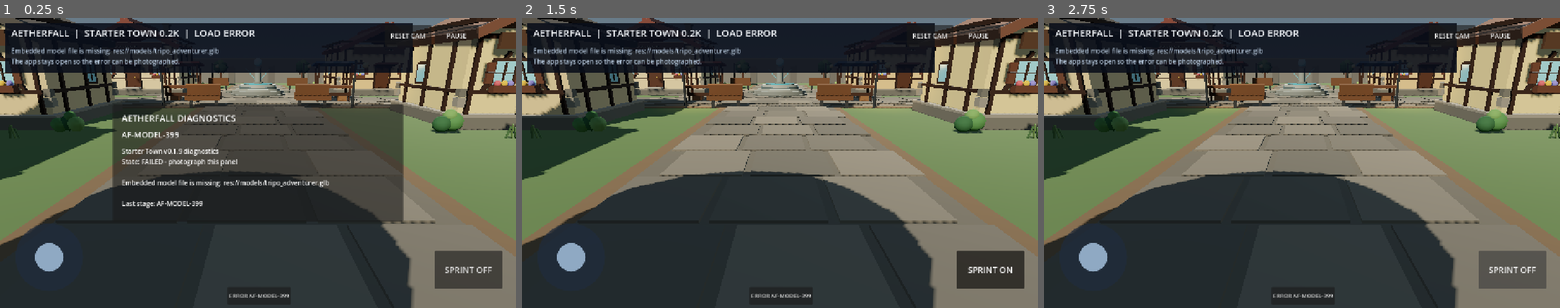
Above: before the commit, frames 1-3 (left to right).
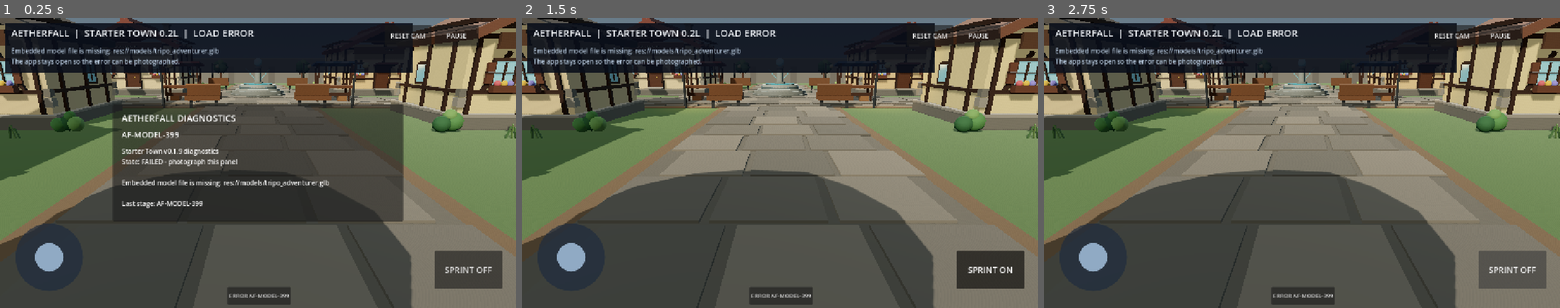
Above: after the commit, the same moments.

Repository: demetrecerrone-star/Aetherfall
Game: Godot game, scene res://starter_town.tscn
The game is run twice, just before and just after one commit, with the same random seed, the same clock (stepped at 60 frames per second) and the same inputs.
Inputs:
- Up to frame 1 (0.25 s): no input
- Up to frame 2 (1.5 s): click "ERROR AF-MODEL-399" at 0.5 s; click "SPRINT OFF" at 1.25 s
- Up to frame 3 (2.75 s): click "SPRINT ON" at 2 s

The runs differ from the first frame. In frame 1, 26% of the frame differs, in the area x 0-100%, y 0-100%; in frame 2, 34%; in frame 3, 34%.

Commit message:
Improve mobile directional shadow quality

Diff:
--- a/cleanroom/starter_town.gd
+++ b/cleanroom/starter_town.gd
@@ -725,6 +725,12 @@
     _world_blockers.clear()
     _circle_blockers.clear()
 
+    # Directional shadow tuning for the third-person Android camera. Keep the
+    # atlas concentrated near the player instead of spending resolution far
+    # beyond the starter-town footprint.
+    RenderingServer.directional_shadow_atlas_set_size(4096, true)
+    RenderingServer.directional_soft_shadow_filter_set_quality(RenderingServer.SHADOW_QUALITY_SOFT_MEDIUM)
+
     var world := WorldEnvironment.new()
     var env := Environment.new()
     _diag_stage("AF-LIGHT-222", "Loading Poly Haven Kloppenheim 03 1K HDR atmosphere.")
@@ -762,7 +768,22 @@
     sun.light_color = Color("#ffe0b9")
     sun.light_energy = 0.86
     sun.shadow_enabled = true
-    sun.shadow_bias = 0.04
+    # Four tighter PSSM cascades give the character and nearby town props far
+    # more shadow-map texels than the default 100 m coverage. Split blending
+    # hides cascade transitions while moderate filtering removes stair-step
+    # edges without the cost of Forward+-only contact/PCSS shadows.
+    sun.directional_shadow_mode = DirectionalLight3D.SHADOW_PARALLEL_4_SPLITS
+    sun.directional_shadow_max_distance = 46.0
+    sun.directional_shadow_split_1 = 0.08
+    sun.directional_shadow_split_2 = 0.20
+    sun.directional_shadow_split_3 = 0.46
+    sun.directional_shadow_blend_splits = true
+    sun.directional_shadow_fade_start = 0.88
+    sun.directional_shadow_pancake_size = 12.0
+    sun.shadow_bias = 0.025
+    sun.shadow_normal_bias = 0.85
+    sun.shadow_blur = 1.18
+    sun.shadow_opacity = 0.88
     add_child(sun)
 
     var fill := DirectionalLight3D.new()
@@ -1033,7 +1054,7 @@
 
 func _set_status(title: String, detail: String) -> void:
     if _status != null:
-        _status.text = "AETHERFALL  |  STARTER TOWN 0.2K  |  " + title
+        _status.text = "AETHERFALL  |  STARTER TOWN 0.2L  |  " + title
     if _detail != null:
         _detail.text = detail
 
@@ -1215,7 +1236,7 @@
     var sprint_state := "SPRINT ON" if _sprint_held else "SPRINT OFF"
     if _boundary_flash > 0.0:
         return "COLLISION • %.2f m/s • %s • solid town geometry" % [_move_speed, sprint_state]
-    return "Lighting Balance • %s • %.2f m/s • %s" % [_motion, _move_speed, sprint_state]
+    return "Shadow Quality • %s • %.2f m/s • %s" % [_motion, _move_speed, sprint_state]
 
 func _on_sprint_toggled(enabled: bool) -> void:
     _sprint_held = enabled
